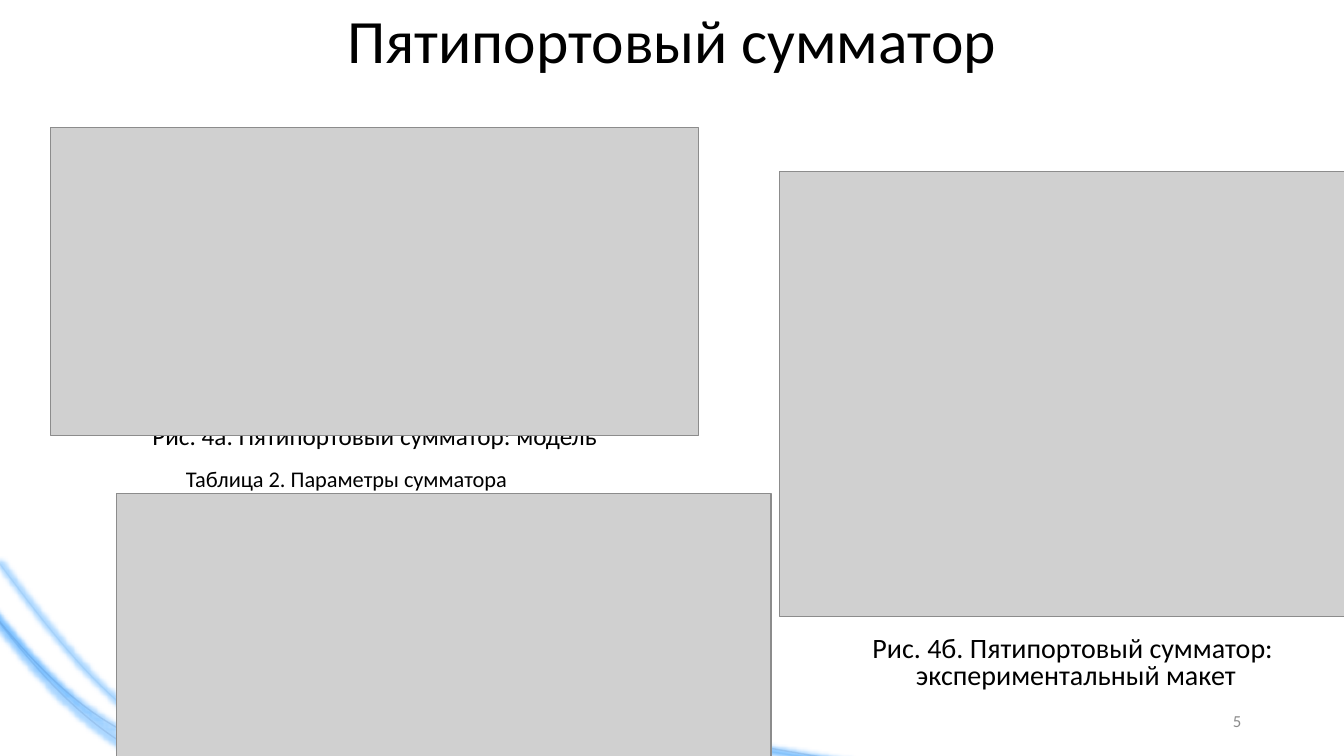
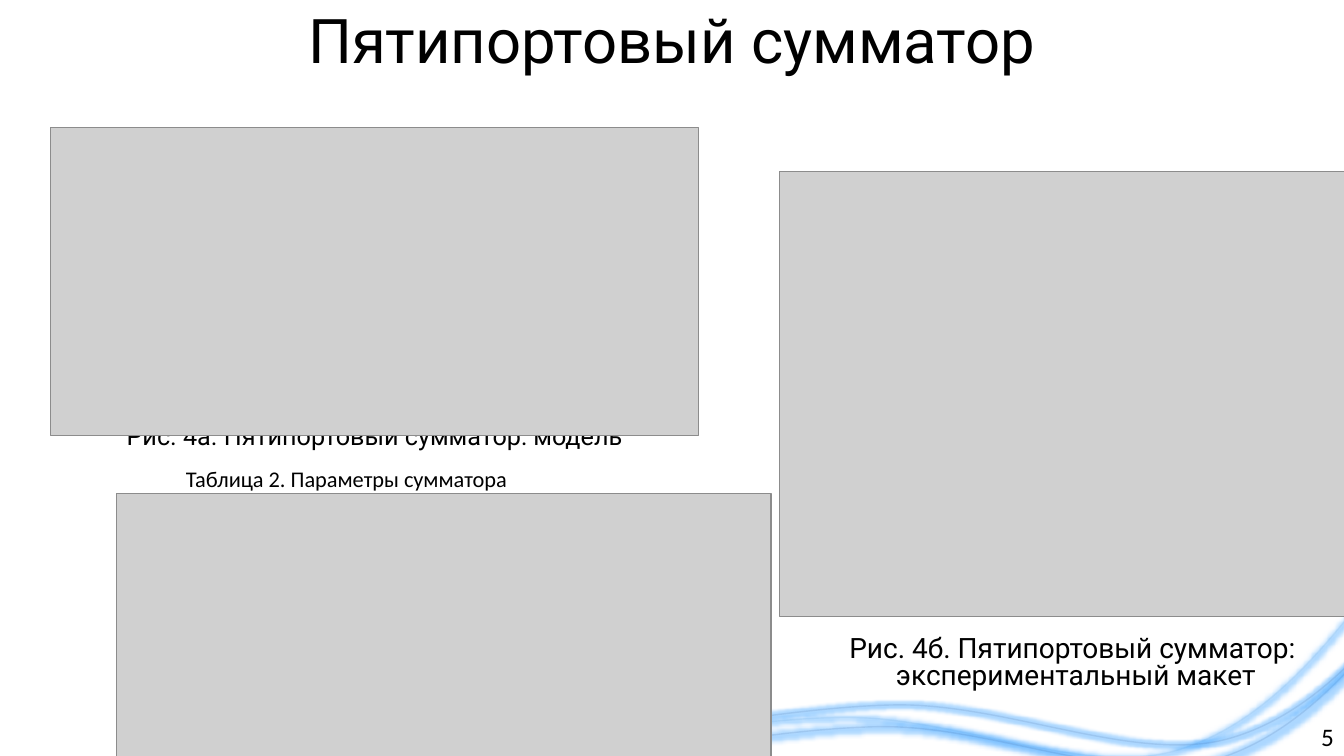
Before and after one commit to liveinscarlet/Study, a slide deck: slide 5 of Диссертация и предзащита/Презентация для предзащиты.pptx. Drawn at 1344x756 pixels with LibreOffice and Linux fonts; fonts in the diff are those of the drawing; grey boxes stand for pictures; background and template pictures are left out. Boxes give left, top, right and bottom in pixels: in the first picture for what was removed or moved away, otherwise in the second. Text is boxed around its words. In the diff, an @@ line names an element or a change of style, - is before the commit and + after.

```diff
--- a/Диссертация и предзащита/Презентация для предзащиты.pptx
+++ b/Диссертация и предзащита/Презентация для предзащиты.pptx
@@ font Calibri to Roboto in 3 elements at box(308, 18, 1035, 76), box(849, 636, 1295, 691), box(127, 435, 622, 451) @@
@@ freeform shape: place and size @@
-freeform shape at box(0, 549, 877, 756)
+freeform shape at box(520, 538, 1344, 755)
@@ freeform shape: place and size @@
-freeform shape at box(0, 562, 932, 756)
+freeform shape at box(466, 551, 1344, 756)
@@ freeform shape: place and size @@
-freeform shape at box(0, 571, 893, 756)
+freeform shape at box(503, 561, 1344, 756)
@@ page number: place and size @@
-page number at box(1233, 716, 1241, 727)
+page number at box(1321, 729, 1334, 746)
@@ page number at box(1321, 729, 1334, 746): size 12 to 18 pt, text colour #8C8C8C to #000000 @@
```
Also in this commit, not shown: 14 other slides changed, 1 slide added, 1 slide removed, 2 other files.
